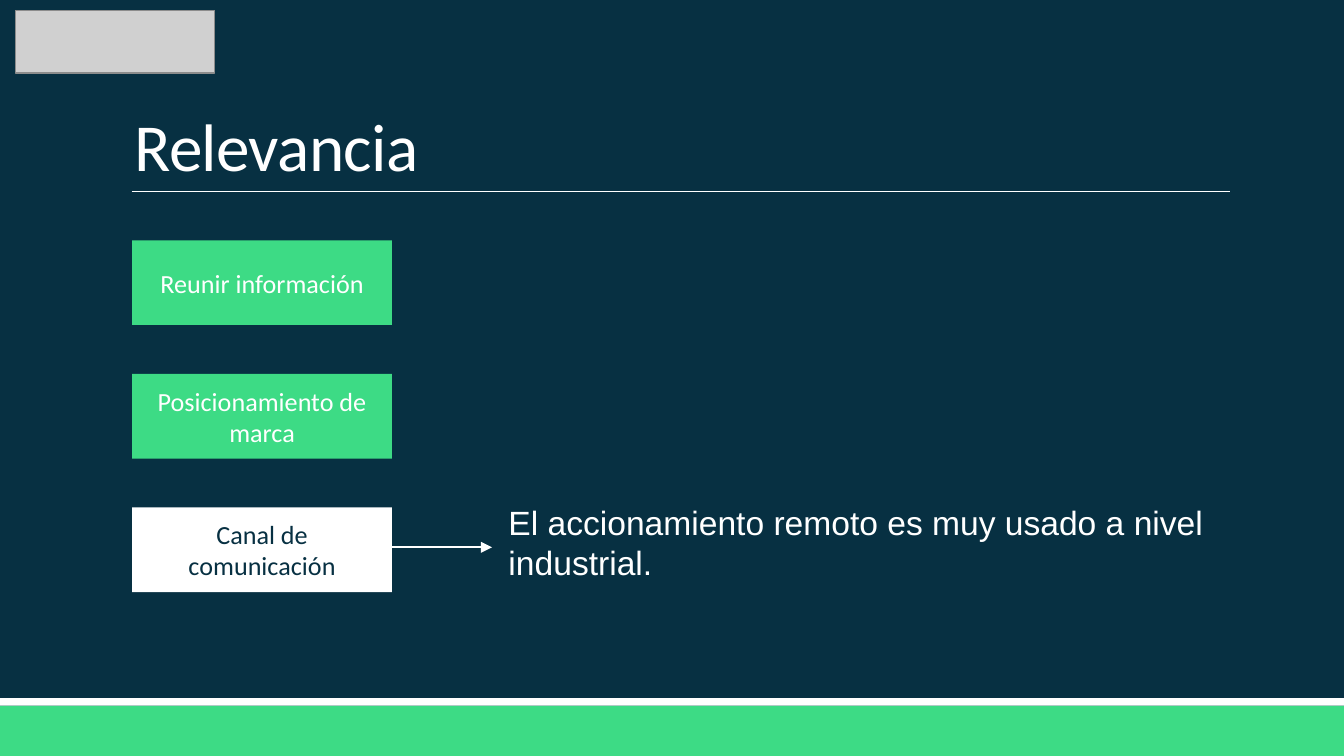
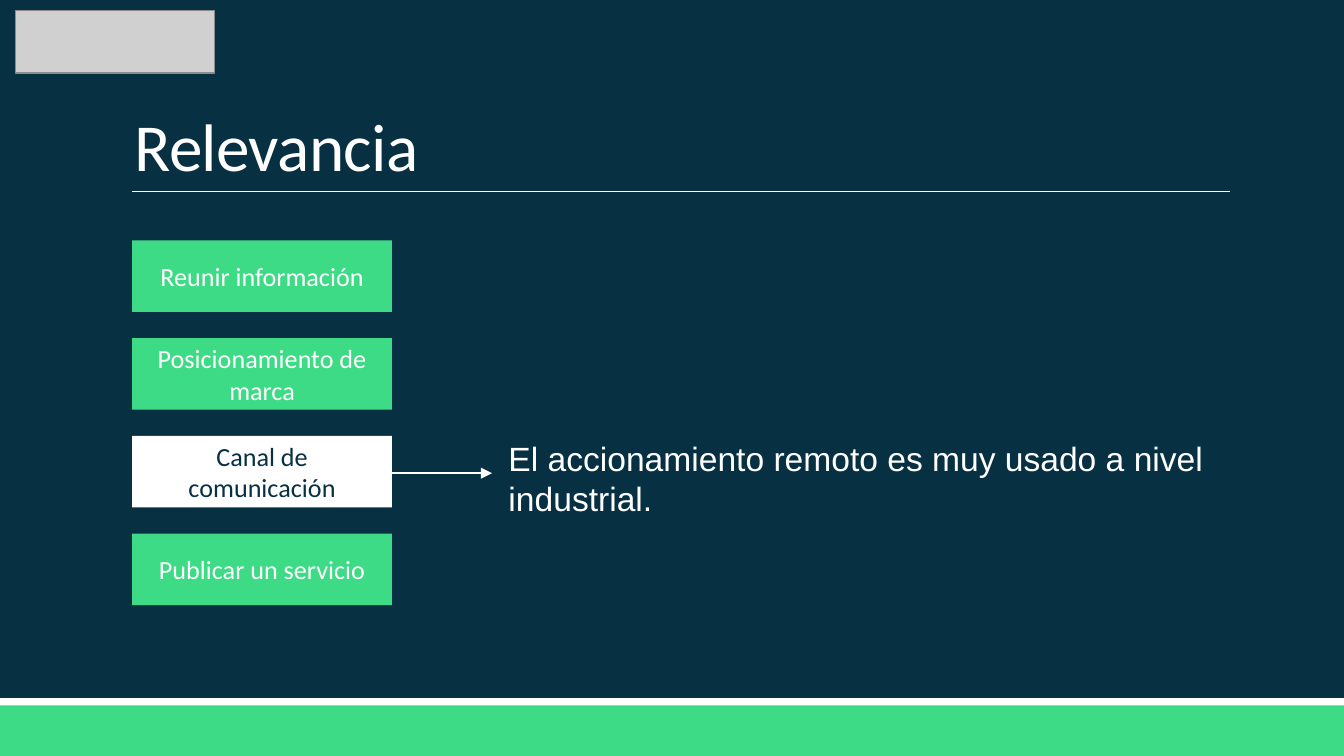
Before and after one commit to Domiciano/AppMoviles202, a slide deck: slide 19 of Semana 1/Clase 1 - Diagramación.pptx. Drawn at 1344x756 pixels with LibreOffice and Linux fonts; fonts in the diff are those of the drawing; grey boxes stand for pictures. Boxes give left, top, right and bottom in pixels: in the first picture for what was removed or moved away, otherwise in the second. Text is boxed around its words. In the diff, an @@ line names an element or a change of style, - is before the commit and + after.

```diff
--- a/Semana 1/Clase 1 - Diagramación.pptx
+++ b/Semana 1/Clase 1 - Diagramación.pptx
@@ rectangle "Reunir información": place and size @@
-rectangle "Reunir información" at box(132, 241, 391, 325)
+rectangle "Reunir información" at box(132, 241, 391, 312)
@@ rectangle "Posicionamiento de marca": place and size @@
-rectangle "Posicionamiento de marca" at box(132, 374, 391, 458)
+rectangle "Posicionamiento de marca" at box(132, 339, 391, 410)
@@ rectangle "Canal de comunicación": place and size @@
-rectangle "Canal de comunicación" at box(132, 508, 391, 593)
+rectangle "Canal de comunicación" at box(132, 435, 391, 507)
@@ text "El accionamiento remoto es muy ...": place and size @@
-text "El accionamiento remoto es muy ..." at box(508, 510, 1203, 576)
+text "El accionamiento remoto es muy ..." at box(508, 446, 1203, 512)
@@ arrow moved from (392, 547) - (492, 547) to (392, 473) - (492, 473) @@
@@ rectangle added at box(132, 534, 391, 605), fill #3DDB85, 14 pt, text #FFFFFF @@
+Publicar un servicio
```
Also in this commit, not shown: 4 other slides changed, 1 slide added, 1 other file.
